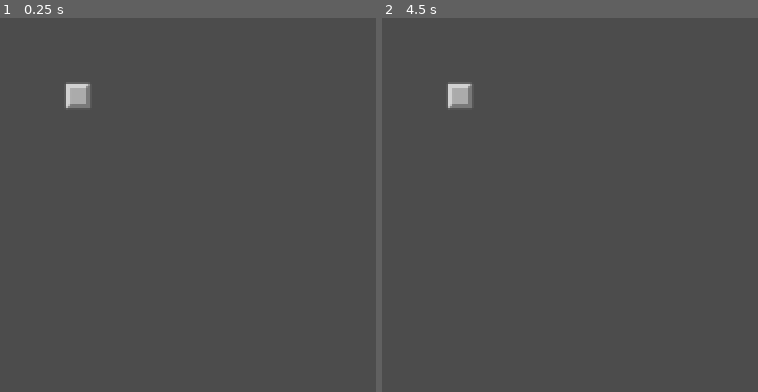
Above: before the commit, frames 1-2 (left to right).
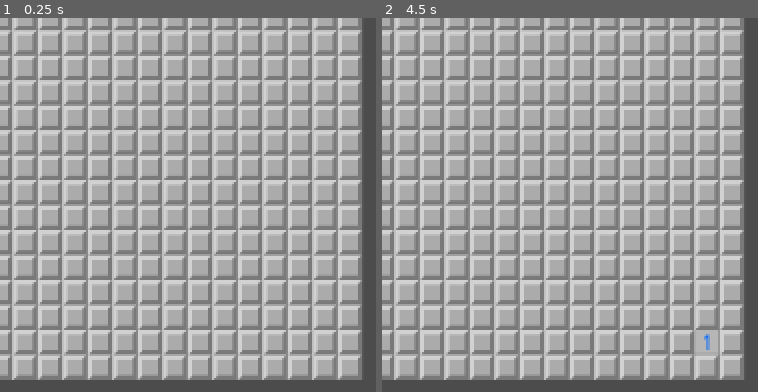
Above: after the commit, the same moments.

Repository: Randwarf/Mineworld
Game: Godot game, scene res://GridScene.tscn
Two runs of this game, one before a commit and one after it. Both use one fixed random seed, a clock stepped at 60 frames per second and the inputs below.
Inputs (mouse positions are in pixels of both pictures, inside the frame that each line leads up to):
- Up to frame 1 (0.25 s): no input
- Up to frame 2 (4.5 s): tap Enter at 0.5, 2, 3.5 s; move the mouse to (outside the picture) at 0.52 s; click (outside the picture) at 0.67 s; tap Space at 1.25, 2.75, 4.25 s; move the mouse to (outside the picture) at 1.27 s; click (outside the picture) at 1.42 s; move the mouse to (outside the picture) at 2.02 s; click (outside the picture) at 2.17 s; move the mouse to (outside the picture) at 2.77 s; click (outside the picture) at 2.92 s; move the mouse to (outside the picture) at 3.52 s; click (outside the picture) at 3.67 s; move the mouse to (701, 347) at 4.27 s; click (701, 347) at 4.42 s

The runs differ from the first frame. In frame 1, 93% of the frame differs, in the area x 0-97%, y 0-97%; in frame 2, 93%.

Commit message:
autouncover

Diff:
--- /dev/null
+++ b/GridController.gd
@@ -0,0 +1,57 @@
+extends Node2D
+
+var rowCount = 15
+var collumnCount = 15
+var bombCount = 15
+var grid = []
+var Tile = preload("res://Tile.tscn")
+
+# Called when the node enters the scene tree for the first time.
+func _ready():
+	for r in rowCount:
+		grid.append([])
+		for c in collumnCount:
+			var tile = Tile.instance()
+			tile.position = Vector2(c, r) * tile.get_node("TileUnopened").texture.get_width()
+			tile.r = r
+			tile.c = c
+			tile.grid = self
+			add_child(tile)
+			grid[r].append(tile)
+	setBombs()
+	countProximities()
+
+func setBombs():
+	var bombs = 0
+	while bombs < bombCount:
+		var r = randi()%rowCount
+		var c = randi()%collumnCount
+		if !grid[r][c].isMine:
+			grid[r][c].isMine = true
+			bombs+=1
+
+func countProximities():
+	for r in rowCount:
+		for c in collumnCount:
+			var proxCount = countProximity(r,c)
+			grid[r][c].get_node("Proximity").text = str(proxCount)
+			if proxCount == 0:
+				grid[r][c].get_node("Proximity").text = ""
+
+func countProximity(row, collumn):
+	var count = 0
+	for r in range(row-1, row+2):
+		for c in range(collumn-1, collumn+2):
+			if(r >= 0 and r < rowCount and c >= 0 and c < collumnCount):
+				if(grid[r][c].isMine):
+					count += 1
+	return count
+
+func uncover(row, collumn):
+	for r in range(row-1, row+2):
+		for c in range(collumn-1, collumn+2):
+			if(r >= 0 and r < rowCount and c >= 0 and c < collumnCount):
+				grid[r][c].uncover()
+# Called every frame. 'delta' is the elapsed time since the previous frame.
+#func _process(delta):
+#	pass
--- a/GridScene.tscn
+++ b/GridScene.tscn
@@ -1,7 +1,9 @@
-[gd_scene load_steps=2 format=2]
+[gd_scene load_steps=3 format=2]
 
 [ext_resource path="res://Tile.tscn" type="PackedScene" id=1]
+[ext_resource path="res://GridController.gd" type="Script" id=2]
 
 [node name="GridScene" type="Node2D"]
+script = ExtResource( 2 )
 
 [node name="Tile" parent="." instance=ExtResource( 1 )]
--- a/Tile.gd
+++ b/Tile.gd
@@ -1,15 +1,31 @@
 extends Node2D
 
+var isMine = 0
 var status = 0
+var r
+var c
+var grid
 # 0 closed
 # 1 open
 # 2 flagged
 # TODO: enum?
+func uncover():
+	$TileUnopened.visible = false
+	if isMine:
+		$TileMine.visible = true
+	else:
+		$TileOpened.visible = true
+		$Proximity.visible = true
+
+	if status == 0 and $Proximity.text == "":
+		status = 1
+		grid.uncover(r,c)
 
 func _on_Control_gui_input(event):
 	if event is InputEventMouseButton:
 		if event.button_index == BUTTON_LEFT and event.pressed and status == 0:
-			$TileOpened.visible = true
-			$Proximity.visible = true
+			uncover()
+
 		elif event.button_index == BUTTON_RIGHT and event.pressed and status == 0:
+			status = 2
 			$TileFlag.visible = true
--- a/Tile.tscn
+++ b/Tile.tscn
@@ -1,9 +1,10 @@
-[gd_scene load_steps=5 format=2]
+[gd_scene load_steps=6 format=2]
 
 [ext_resource path="res://Sprites/default_0.png" type="Texture" id=1]
 [ext_resource path="res://Sprites/default.png" type="Texture" id=2]
 [ext_resource path="res://Tile.gd" type="Script" id=3]
 [ext_resource path="res://Sprites/default_flag.png" type="Texture" id=4]
+[ext_resource path="res://Sprites/default_mine.png" type="Texture" id=5]
 
 [node name="Tile" type="Node2D"]
 position = Vector2( 50, 50 )
@@ -38,4 +39,8 @@
 visible = false
 texture = ExtResource( 4 )
 
+[node name="TileMine" type="Sprite" parent="."]
+visible = false
+texture = ExtResource( 5 )
+
 [connection signal="gui_input" from="Control" to="." method="_on_Control_gui_input"]
